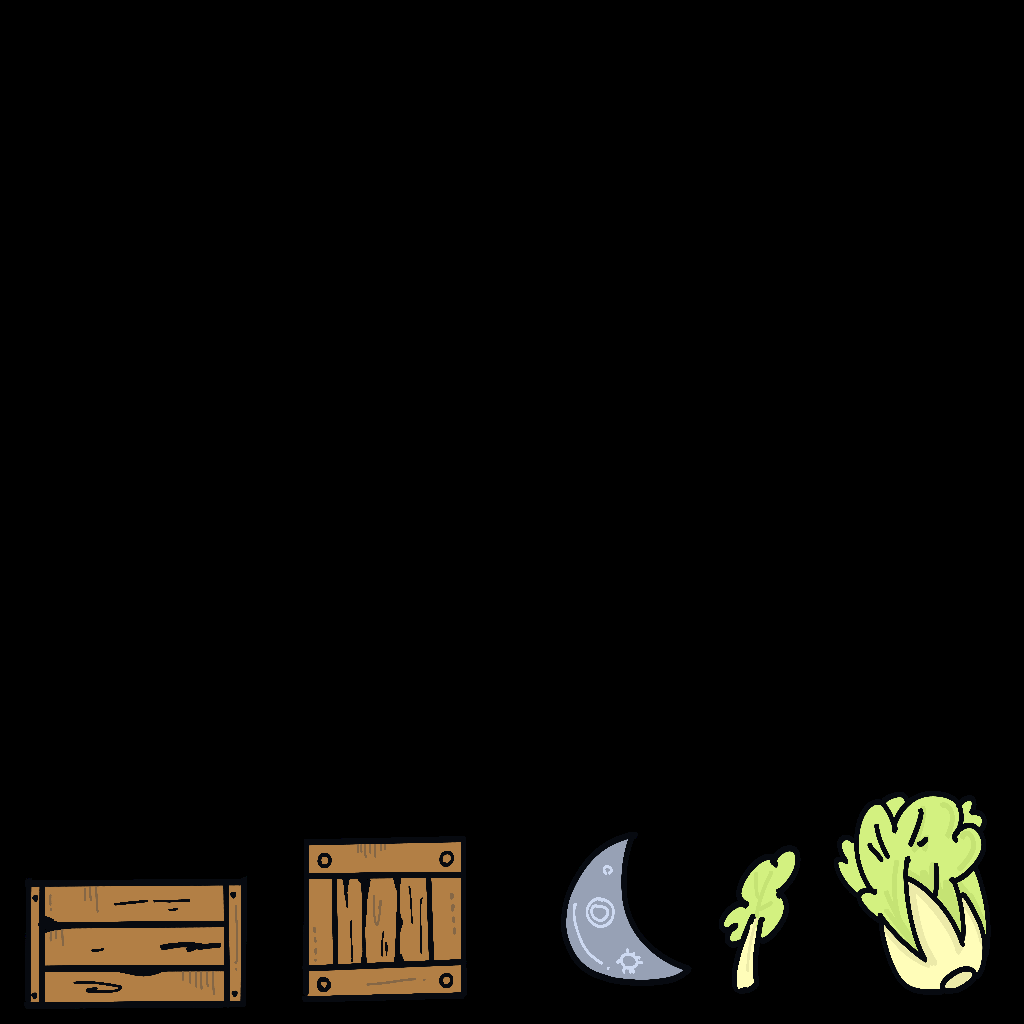
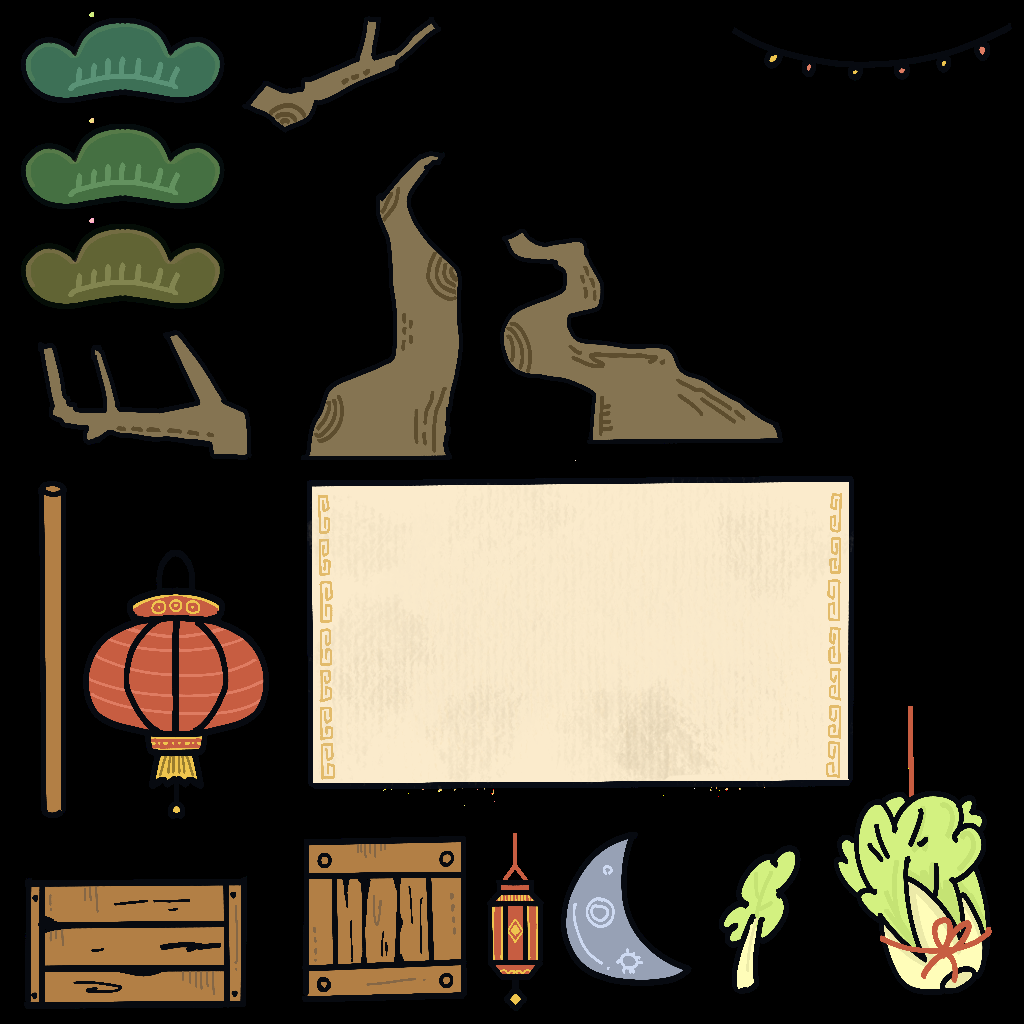
Layer changes from the first (1024, 1024) image to the second:
added layer "圖層 10" above "圖層 7" over left=38, top=16, right=783, bottom=460
added layer "圖層 7" (1st of 4) above "圖層 7" over left=21, top=218, right=225, bottom=309
added layer "圖層 7" (2nd of 4) above "圖層 7" over left=21, top=118, right=225, bottom=209
added layer "圖層 7" (3rd of 4) above "圖層 7" over left=21, top=12, right=225, bottom=103
added layer "圖層 7" (4th of 4) above "圖層 6" over left=38, top=23, right=1012, bottom=983
added layer "圖層 6" (1st of 2) above "圖層 6" over left=301, top=453, right=854, bottom=802
added layer "圖層 6" (2nd of 2) above "圖層 3" over left=83, top=460, right=854, bottom=1011
